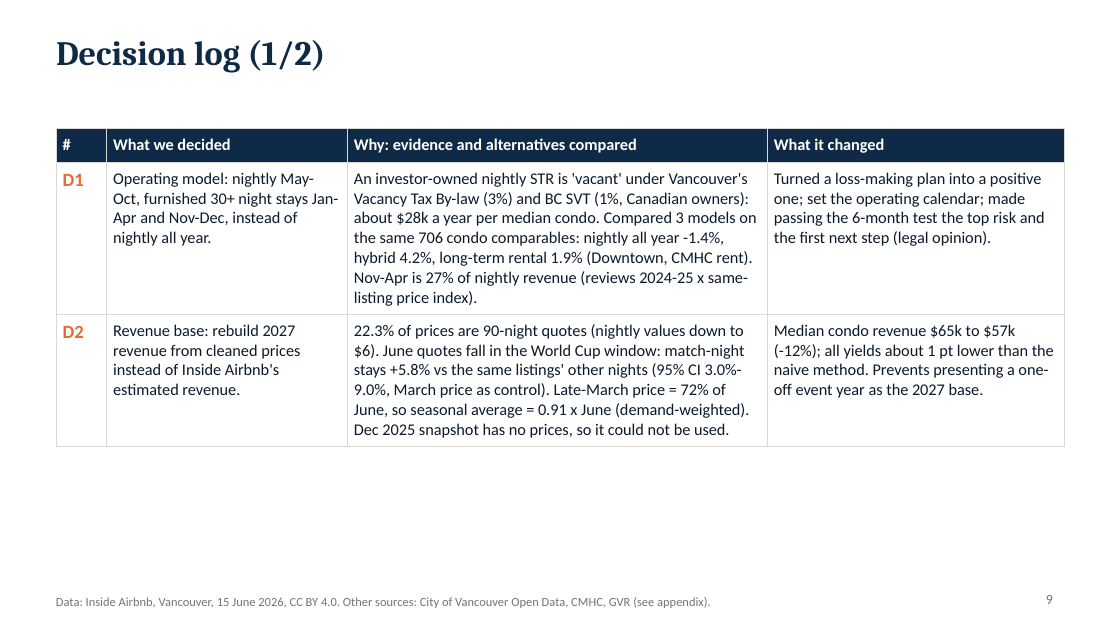
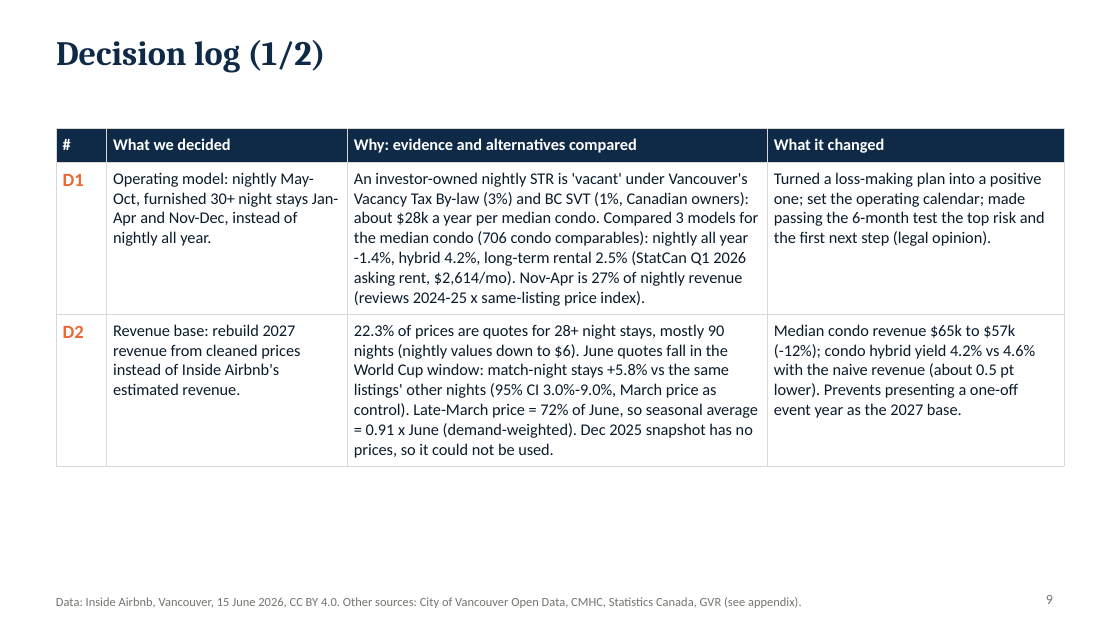
Before and after one commit to alexmdy/datajam2026, a slide deck: slide 9 of deck/DDD_DataJam2026_Pitch.pptx. Drawn at 1120x630 pixels with LibreOffice and Linux fonts; fonts in the diff are those of the drawing. Boxes give left, top, right and bottom in pixels: in the first picture for what was removed or moved away, otherwise in the second. Text is boxed around its words. In the diff, an @@ line names an element or a change of style, - is before the commit and + after.

```diff
--- a/deck/DDD_DataJam2026_Pitch.pptx
+++ b/deck/DDD_DataJam2026_Pitch.pptx
@@ table at (56, 129, 1064, 462) @@
-row 2, column 3: An investor-owned nightly STR is 'vacant' under Vancouver's Vacancy Tax By-law (3%) and BC SVT (1%, Canadian owners): about $28k a year per median condo. Compared 3 models on the same 706 condo comparables: nightly all year -1.4%, hybrid 4.2%, long-term rental 1.9% (Downtown, CMHC rent). Nov-Apr is 27% of nightly revenue (reviews 2024-25 x same-listing price index).
+row 2, column 3: An investor-owned nightly STR is 'vacant' under Vancouver's Vacancy Tax By-law (3%) and BC SVT (1%, Canadian owners): about $28k a year per median condo. Compared 3 models for the median condo (706 condo comparables): nightly all year -1.4%, hybrid 4.2%, long-term rental 2.5% (StatCan Q1 2026 asking rent, $2,614/mo). Nov-Apr is 27% of nightly revenue (reviews 2024-25 x same-listing price index).
-row 3, column 3: 22.3% of prices are 90-night quotes (nightly values down to $6). June quotes fall in the World Cup window: match-night stays +5.8% vs the same listings' other nights (95% CI 3.0%-9.0%, March price as control). Late-March price = 72% of June, so seasonal average = 0.91 x June (demand-weighted). Dec 2025 snapshot has no prices, so it could not be used.
+row 3, column 3: 22.3% of prices are quotes for 28+ night stays, mostly 90 nights (nightly values down to $6). June quotes fall in the World Cup window: match-night stays +5.8% vs the same listings' other nights (95% CI 3.0%-9.0%, March price as control). Late-March price = 72% of June, so seasonal average = 0.91 x June (demand-weighted). Dec 2025 snapshot has no prices, so it could not be used.
-row 3, column 4: Median condo revenue $65k to $57k (-12%); all yields about 1 pt lower than the naive method. Prevents presenting a one-off event year as the 2027 base.
+row 3, column 4: Median condo revenue $65k to $57k (-12%); condo hybrid yield 4.2% vs 4.6% with the naive revenue (about 0.5 pt lower). Prevents presenting a one-off event year as the 2027 base.
@@ text at (56, 597, 802, 608): text changed @@
-Data: Inside Airbnb, Vancouver, 15 June 2026, CC BY 4.0. Other sources: City of Vancouver Open Data, CMHC, GVR (see appendix).
+Data: Inside Airbnb, Vancouver, 15 June 2026, CC BY 4.0. Other sources: City of Vancouver Open Data, CMHC, Statistics Canada, GVR (see appendix).
```
Also in this commit, not shown: 14 other slides changed, 33 other files.
